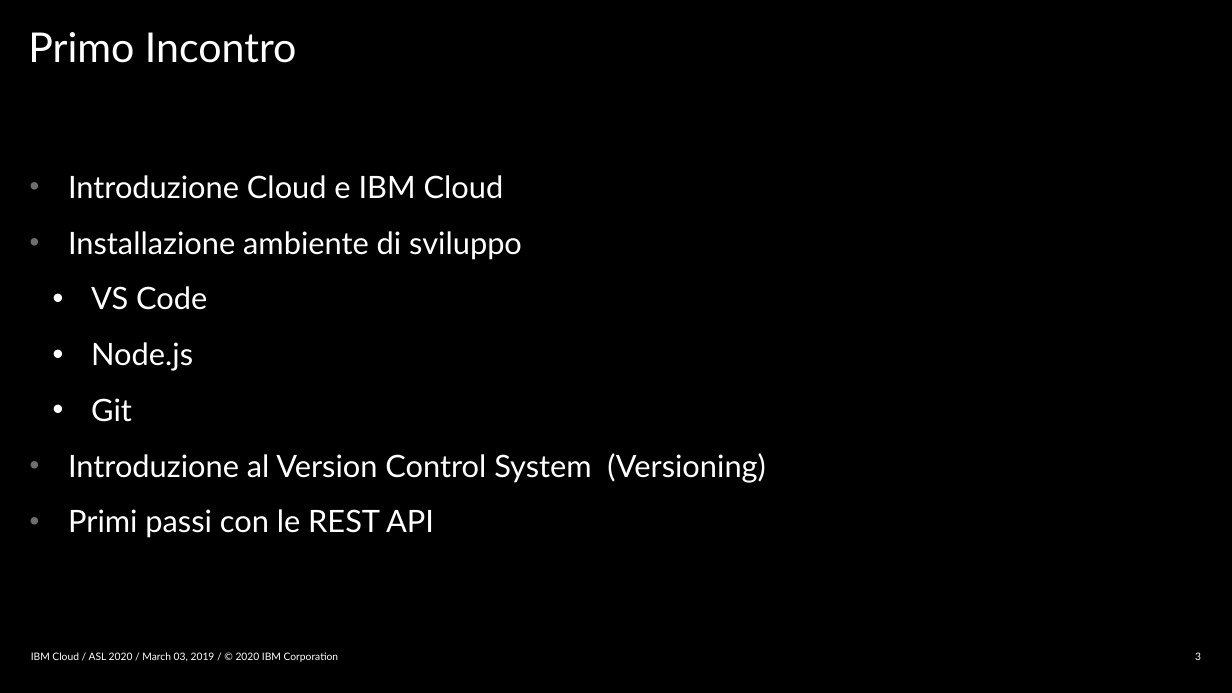
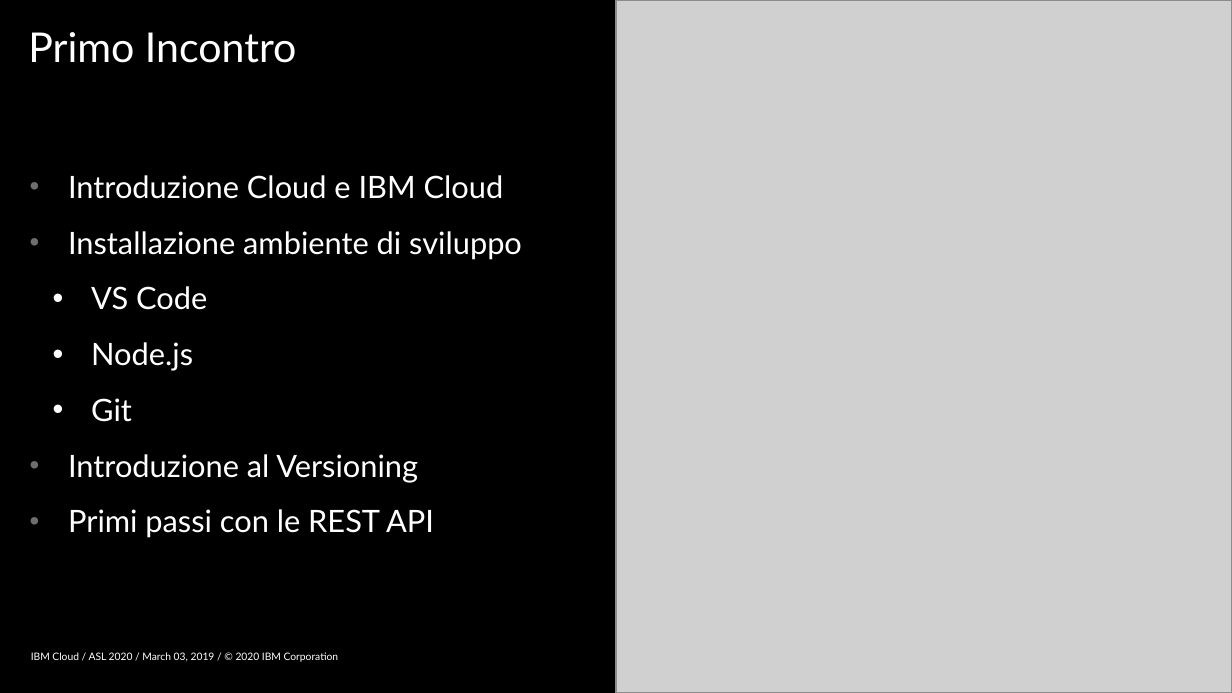
Before and after one commit to Lotti/pcto-simple-chatbot, a slide deck: slide 3 of slides/ASL-2020-01.pptx. Drawn at 1232x693 pixels with LibreOffice and Linux fonts; fonts in the diff are those of the drawing; grey boxes stand for pictures. Boxes give left, top, right and bottom in pixels: in the first picture for what was removed or moved away, otherwise in the second. Text is boxed around its words. In the diff, an @@ line names an element or a change of style, - is before the commit and + after.

Commit message:
updated slides

```diff
--- a/slides/ASL-2020-01.pptx
+++ b/slides/ASL-2020-01.pptx
@@ picture added at bbox=[616, 0, 1232, 692] @@
@@ text at bbox=[68, 454, 418, 483]: text changed @@
-• Introduzione al Version Control System (Versioning)
+• Introduzione al Versioning
@@ page number removed at bbox=[1195, 652, 1201, 660] @@
-3
```
